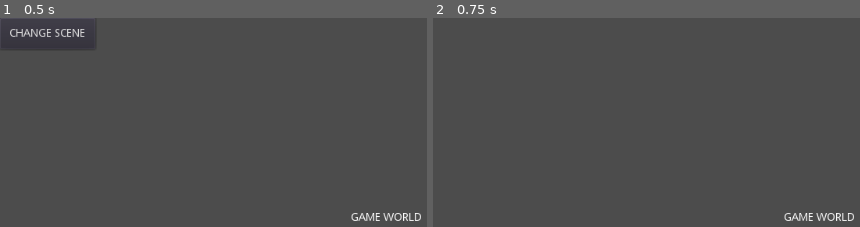
Above: before the commit, frames 1-2 (left to right).
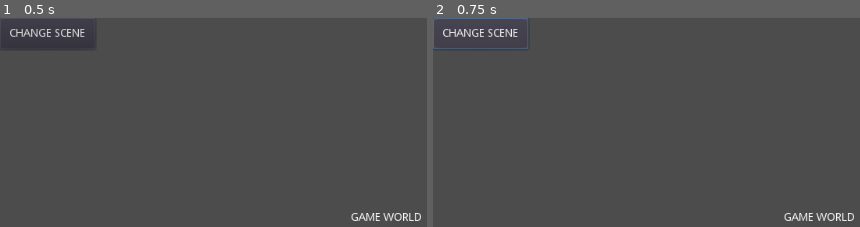
Above: after the commit, the same moments.

Repository: gabay147/RaccAttacc
Game: Godot game, scene res://MainScene.tscn
Same seed, same stepped clock (60 frames per second), same inputs: the game is played once before the commit and once after it.
Inputs:
- Up to frame 1 (0.5 s): no input
- Up to frame 2 (0.75 s): click "CHANGE SCENE" at 0.5 s

Frame 1 is identical in both runs. In frame 2, 0.6% of the frame differs, in the area x 0-23%, y 0-15%.

Commit message:
Add signal to GUI.gd
Instanced child GUI.gd to SceneSwitcher.tscn and connected to GUI.gd

Diff:
--- a/GUI.gd
+++ b/GUI.gd
@@ -1,6 +1,6 @@
 extends Control
 
-
+signal scene_changed
 
 func _on_Button_pressed():
-	get_tree().change_scene("res://GameWorld.tscn")
+	emit_signal("scene_changed")
--- a/SceneSwitcher.tscn
+++ b/SceneSwitcher.tscn
@@ -1,3 +1,7 @@
-[gd_scene format=2]
+[gd_scene load_steps=2 format=2]
+
+[ext_resource path="res://GameWorld.tscn" type="PackedScene" id=1]
 
 [node name="SceneSwitcher" type="Node"]
+
+[node name="GameWorld" parent="." instance=ExtResource( 1 )]
